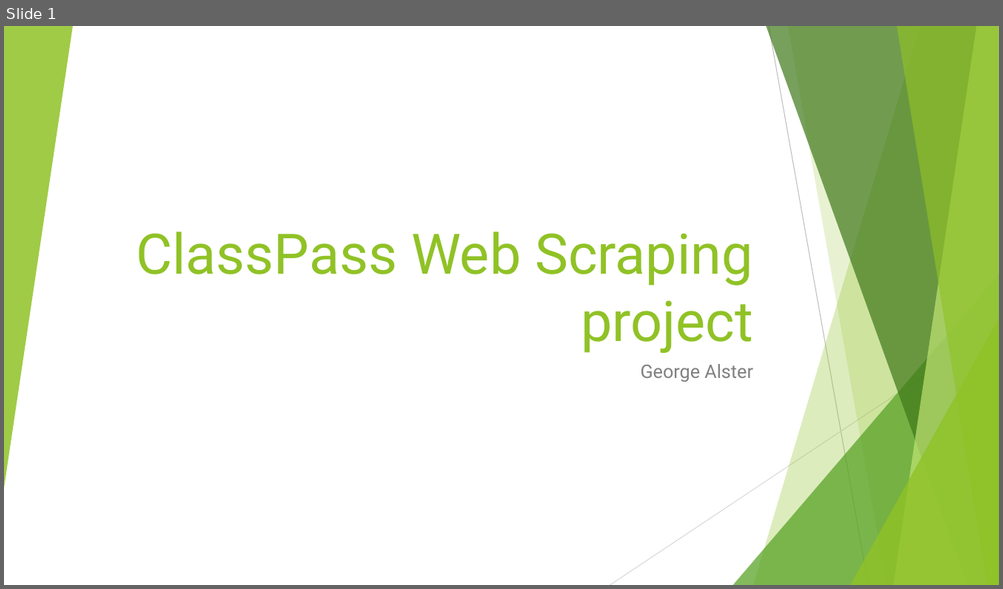
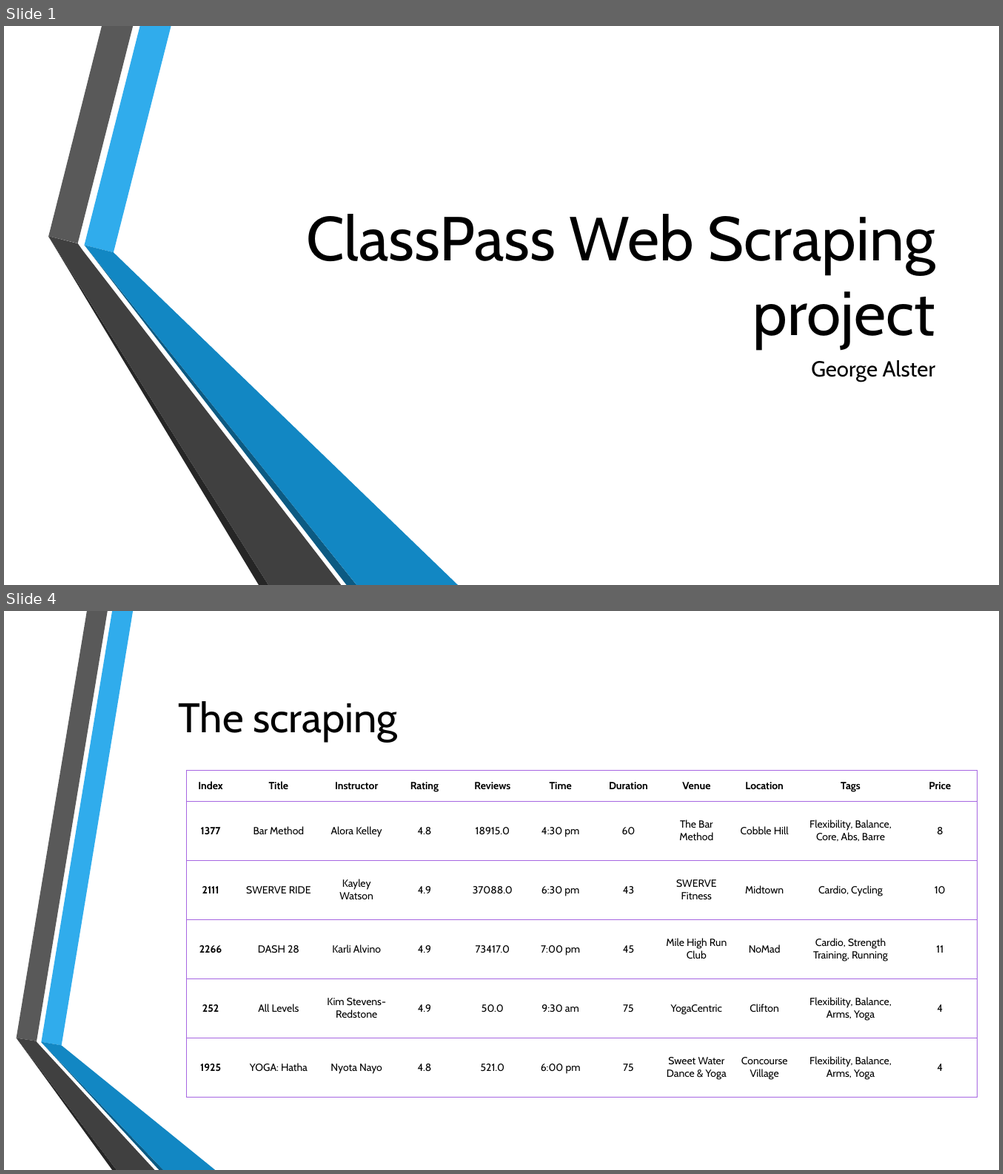
Before and after one commit to Alster96/Scraping_ClassPass, a slide deck: Final presentation.pptx. Shown one above the other, each under a label of ours: slide 1 before the commit, slides 1 and 4 after it; the slides between them are not shown. The pictures are 1003x589 and 1003x1174 pixels, drawn with LibreOffice and Linux fonts; fonts in the diff are those of the drawing; background and template pictures are left out. Boxes give left, top, right and bottom in pixels: in the first picture for what was removed or moved away, otherwise in the second. Text is boxed around its words. In the diff, an @@ line names an element or a change of style, - is before the commit and + after.

```diff
--- a/Final presentation.pptx
+++ b/Final presentation.pptx
@@ slide 4 added at (4, 611, 999, 1170), background picture (left out) @@
@@ title added at (178, 701, 397, 742), 40 pt, text #000000 @@
+The scraping
@@ table added at (187, 770, 977, 1097), 6 rows, 11 columns @@
+Index | Title | Instructor | Rating | Reviews | Time | Duration | Venue | Location | Tags | Price
+1377 | Bar Method | Alora Kelley | 4.8 | 18915.0 | 4:30 pm | 60 | The Bar Method | Cobble Hill | Flexibility, Balance, Core, Abs, Barre | 8
+2111 | SWERVE RIDE | Kayley Watson | 4.9 | 37088.0 | 6:30 pm | 43 | SWERVE Fitness | Midtown | Cardio, Cycling | 10
+2266 | DASH 28 | Karli Alvino | 4.9 | 73417.0 | 7:00 pm | 45 | Mile High Run Club | NoMad | Cardio, Strength Training, Running | 11
+252 | All Levels | Kim Stevens-Redstone | 4.9 | 50.0 | 9:30 am | 75 | YogaCentric | Clifton | Flexibility, Balance, Arms, Yoga | 4
+1925 | YOGA: Hatha | Nyota Nayo | 4.8 | 521.0 | 6:00 pm | 75 | Sweet Water Dance & Yoga | Concourse Village | Flexibility, Balance, Arms, Yoga | 4
@@ group added at (16, 611, 215, 1170): 6 freeform shapes @@
@@ slide 1 changed as well @@
@@ group removed at (4, 26, 999, 585): 5 freeform shapes, 3 triangles, 2 lines @@
@@ title "ClassPass Web Scraping project": place and size @@
-title "ClassPass Web Scraping project" at (136, 232, 753, 353)
+title "ClassPass Web Scraping project" at (306, 214, 935, 349)
@@ title "ClassPass Web Scraping project" at (306, 214, 935, 349): size 54 to 60 pt, font Roboto to Cabin, text colour #90C226 to #000000 @@
@@ group added at (48, 26, 458, 585): 6 freeform shapes @@
@@ subtitle "George Alster": place and size @@
-subtitle "George Alster" at (640, 364, 753, 382)
+subtitle "George Alster" at (811, 360, 935, 383)
@@ subtitle "George Alster" at (811, 360, 935, 383): size 18 to 21 pt, font Roboto to Cabin, text colour #808080 to #000000 @@
```
Also in this commit, not shown: 1 other slide changed, 6 other slides added, 1 other file.
